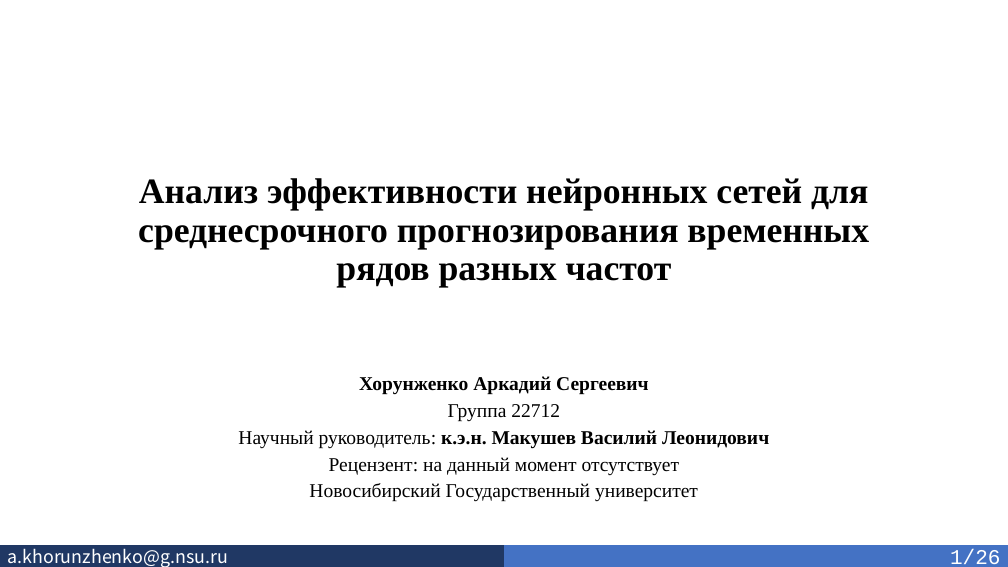
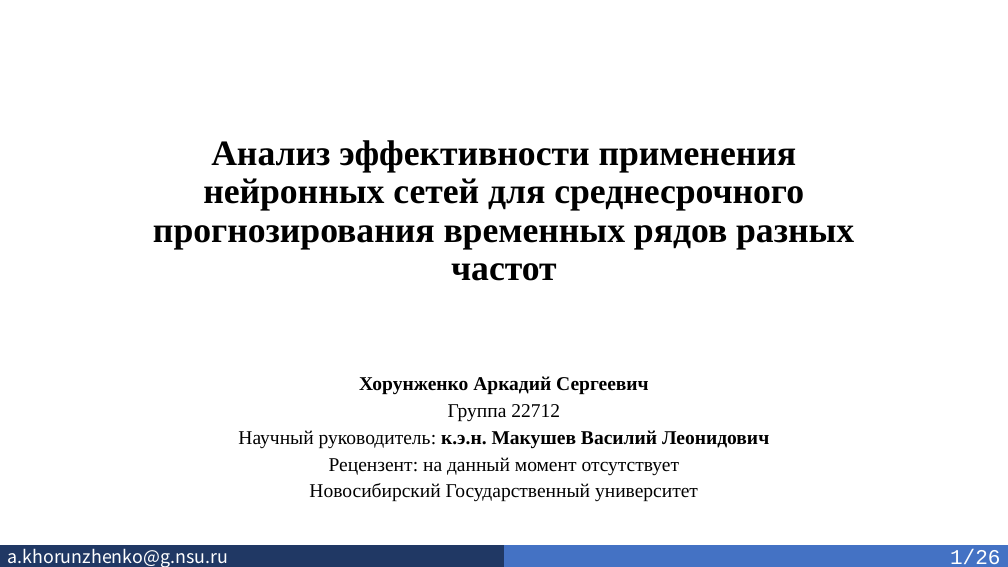
Before and after one commit to SkivHisink/MasterWork, a slide deck: slide 1 of Text/Хорунженко_презентация_4_сем.pptx. Drawn at 1008x567 pixels with LibreOffice and Linux fonts; fonts in the diff are those of the drawing. Boxes give left, top, right and bottom in pixels: in the first picture for what was removed or moved away, otherwise in the second. Text is boxed around its words. In the diff, an @@ line names an element or a change of style, - is before the commit and + after.

```diff
--- a/Text/Хорунженко_презентация_4_сем.pptx
+++ b/Text/Хорунженко_презентация_4_сем.pptx
@@ title at bbox=[153, 140, 854, 281]: text changed @@
-Анализ эффективности нейронных сетей для среднесрочного прогнозирования временных рядов разных частот
+Анализ эффективности применения нейронных сетей для среднесрочного прогнозирования временных рядов разных частот
```
Also in this commit, not shown: 13 other slides changed.
